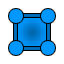
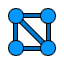
Two versions of the same layered image (w=64, h=64). Layer-by-layer changes:
added layer "Layer 7" above "Shape 3 copy 2" over (x1=18, y1=18, x2=46, y2=46)
hid "Layer 5" over (x1=18, y1=18, x2=46, y2=46)
